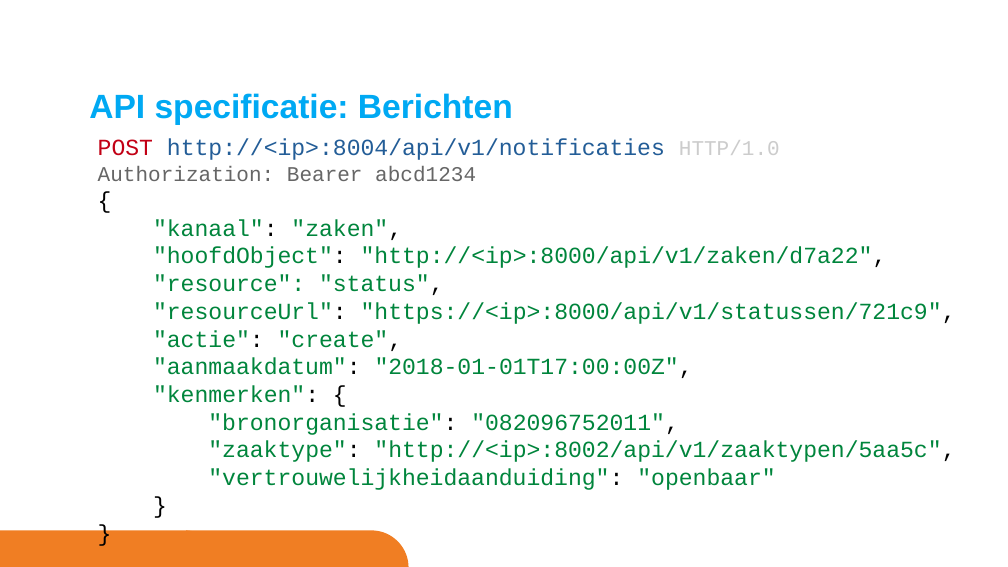
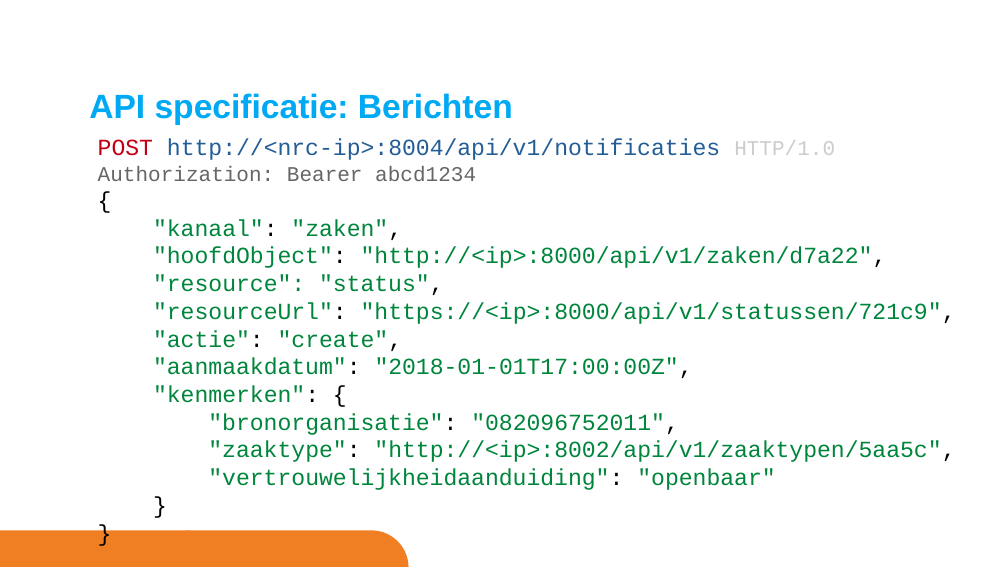
Before and after one commit to VNG-Realisatie/gemma-zaken, a slide deck: slide 12 of docs/_content/ontwikkelaars/tutorials/notificeren.pptx. Drawn at 1008x567 pixels with LibreOffice and Linux fonts; fonts in the diff are those of the drawing; background and template pictures are left out. Boxes give left, top, right and bottom in pixels: in the first picture for what was removed or moved away, otherwise in the second. Text is boxed around its words. In the diff, an @@ line names an element or a change of style, - is before the commit and + after.

```diff
--- a/docs/_content/ontwikkelaars/tutorials/notificeren.pptx
+++ b/docs/_content/ontwikkelaars/tutorials/notificeren.pptx
@@ text at box(98, 138, 835, 160): text changed @@
-POST http://<ip>:8004/api/v1/notificaties HTTP/1.0
+POST http://<nrc-ip>:8004/api/v1/notificaties HTTP/1.0
```
Also in this commit, not shown: 1 slide added, 4 other files.
